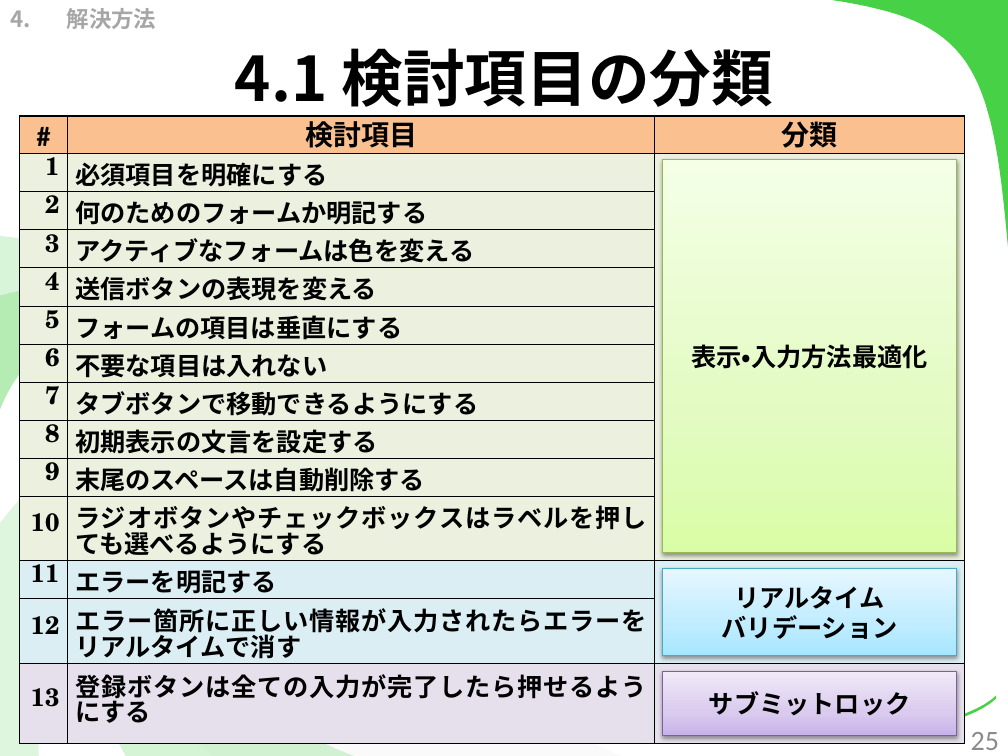
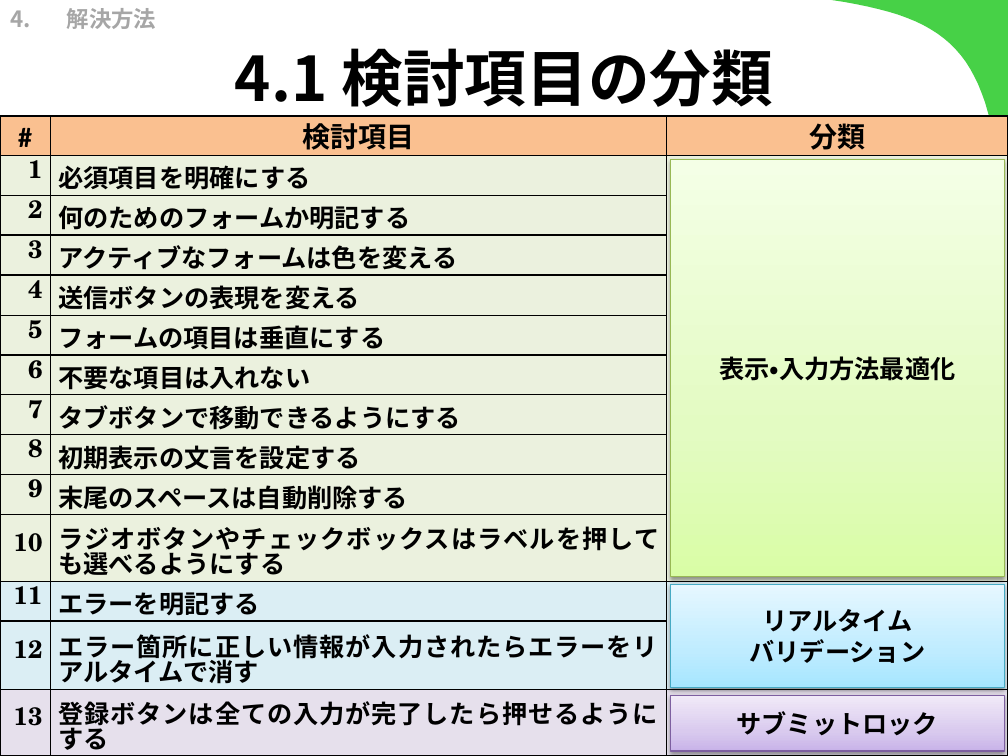
Before and after one commit to kotaro0717/Report-Management, a slide deck: slide 25 of 1.中間報告/3.発表資料/report_hokada.pptx. Drawn at 1008x756 pixels with LibreOffice and Linux fonts; fonts in the diff are those of the drawing. Boxes give left, top, right and bottom in pixels: in the first picture for what was removed or moved away, otherwise in the second. Text is boxed around its words. In the diff, an @@ line names an element or a change of style, - is before the commit and + after.

```diff
--- a/1.中間報告/3.発表資料/report_hokada.pptx
+++ b/1.中間報告/3.発表資料/report_hokada.pptx
@@ table: place and size @@
-table at [20, 116, 965, 744]
+table at [0, 116, 1008, 756]
@@ rectangle "表示・入力方法最適化": place and size @@
-rectangle "表示・入力方法最適化" at [662, 159, 956, 552]
+rectangle "表示・入力方法最適化" at [670, 159, 1004, 576]
@@ rectangle "リアルタイム": place and size @@
-rectangle "リアルタイム" at [662, 569, 956, 656]
+rectangle "リアルタイム" at [670, 585, 1004, 687]
@@ rectangle "サブミットロック": place and size @@
-rectangle "サブミットロック" at [662, 671, 956, 735]
+rectangle "サブミットロック" at [670, 696, 1004, 751]
```
Also in this commit, not shown: 23 other slides changed, 3 slides added.
